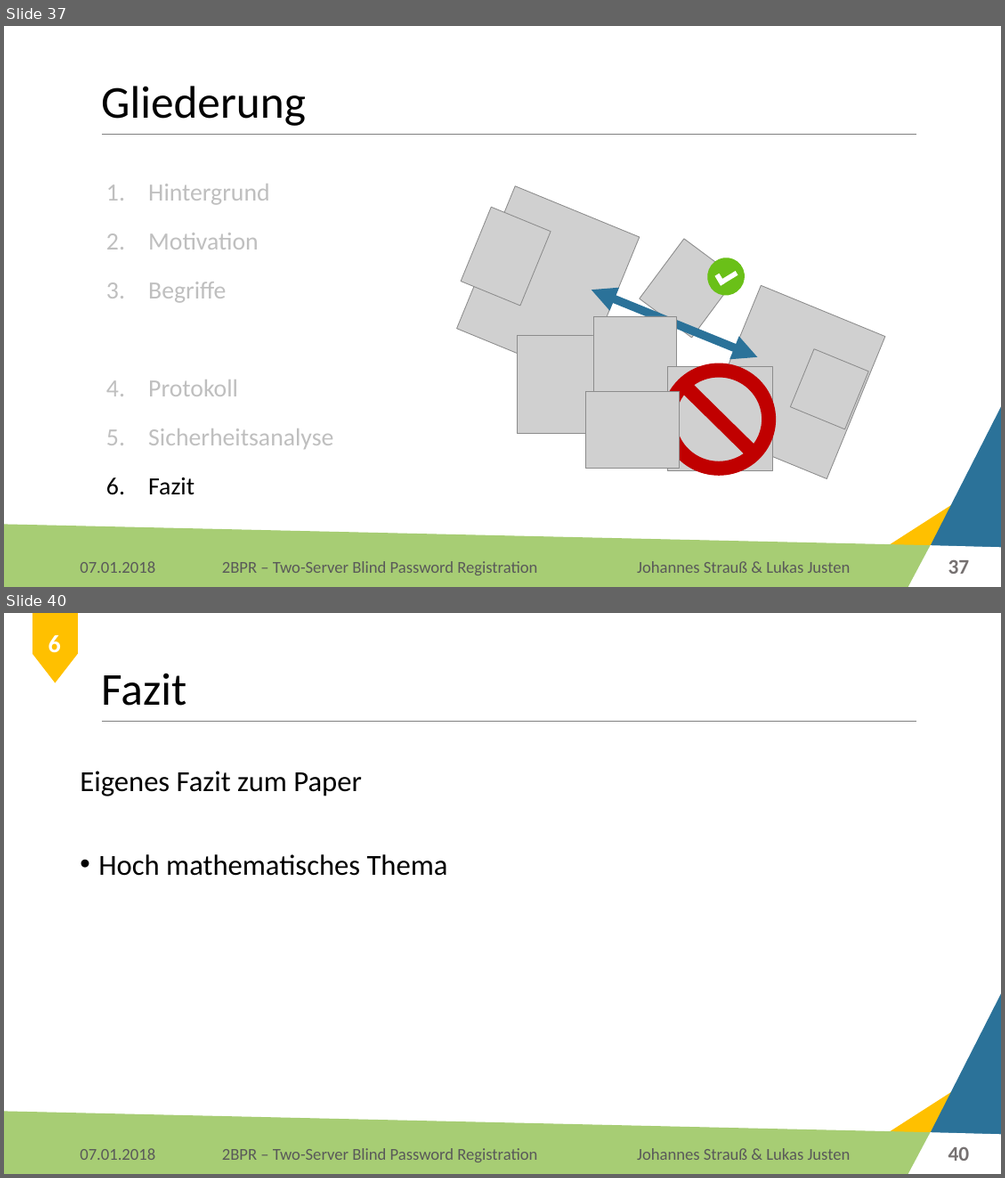
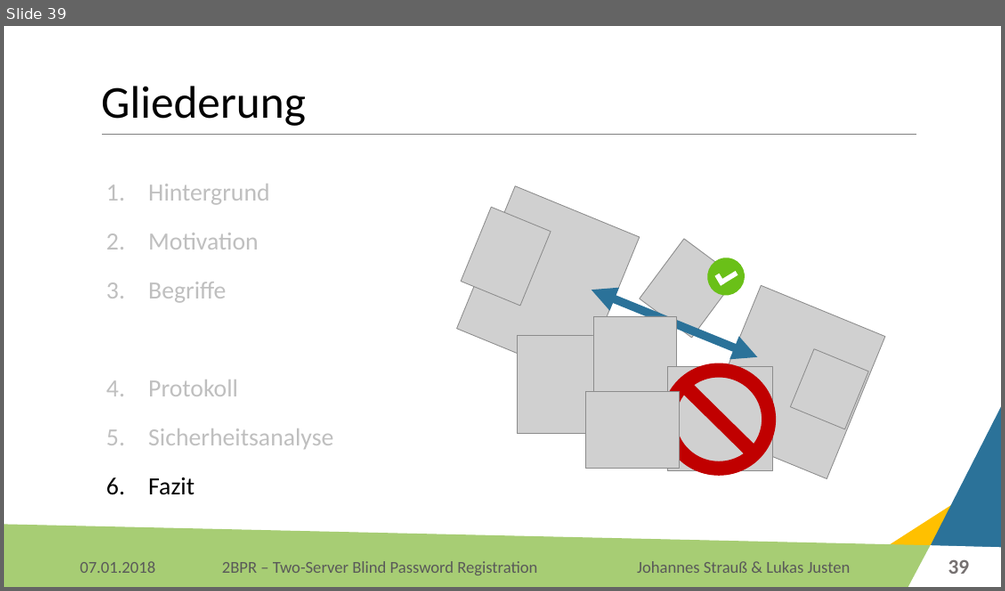
Before and after one commit to Lukas-Justen/IT-Security-2BPR, a slide deck: 2BPR.pptx. Shown one above the other, each under a label of ours: slides 37 and 40 before the commit, slide 39 after it; the slides between them are not shown. The pictures are 1005x1178 and 1005x591 pixels, drawn with LibreOffice and Linux fonts; fonts in the diff are those of the drawing; grey boxes stand for pictures; background and template pictures are left out. Boxes give left, top, right and bottom in pixels: in the first picture for what was removed or moved away, otherwise in the second. Text is boxed around its words. In the diff, an @@ line names an element or a change of style, - is before the commit and + after.

Commit message:
Aktualisierung zu Fazit, Client Preparation und Share Verifikation

```diff
--- a/2BPR.pptx
+++ b/2BPR.pptx
@@ slide 40 removed at (4, 613, 1001, 1174), background #FFFFFF; not listed: 6 template elements that a slide beside it also shows @@
@@ rectangle removed at (33, 613, 77, 653) @@
@@ text removed at (48, 635, 61, 653) @@
-6
@@ triangle removed at (34, 655, 77, 682) @@
@@ title removed at (101, 673, 186, 706) @@
-Fazit
@@ text removed at (80, 771, 448, 876) @@
-Eigenes Fazit zum Paper
-• Hoch mathematisches Thema
@@ text removed at (80, 1148, 155, 1159) @@
-07.01.2018
@@ text removed at (637, 1148, 850, 1159) @@
-Johannes Strauß & Lukas Justen
@@ page number removed at (948, 1147, 970, 1160) @@
-40
@@ what was slide 37 is now slide 39 @@
@@ page number at (948, 559, 970, 573): text changed @@
-37
+39
```
Also in this commit, not shown: 11 slides changed, 3 slides added, 1 other file.
